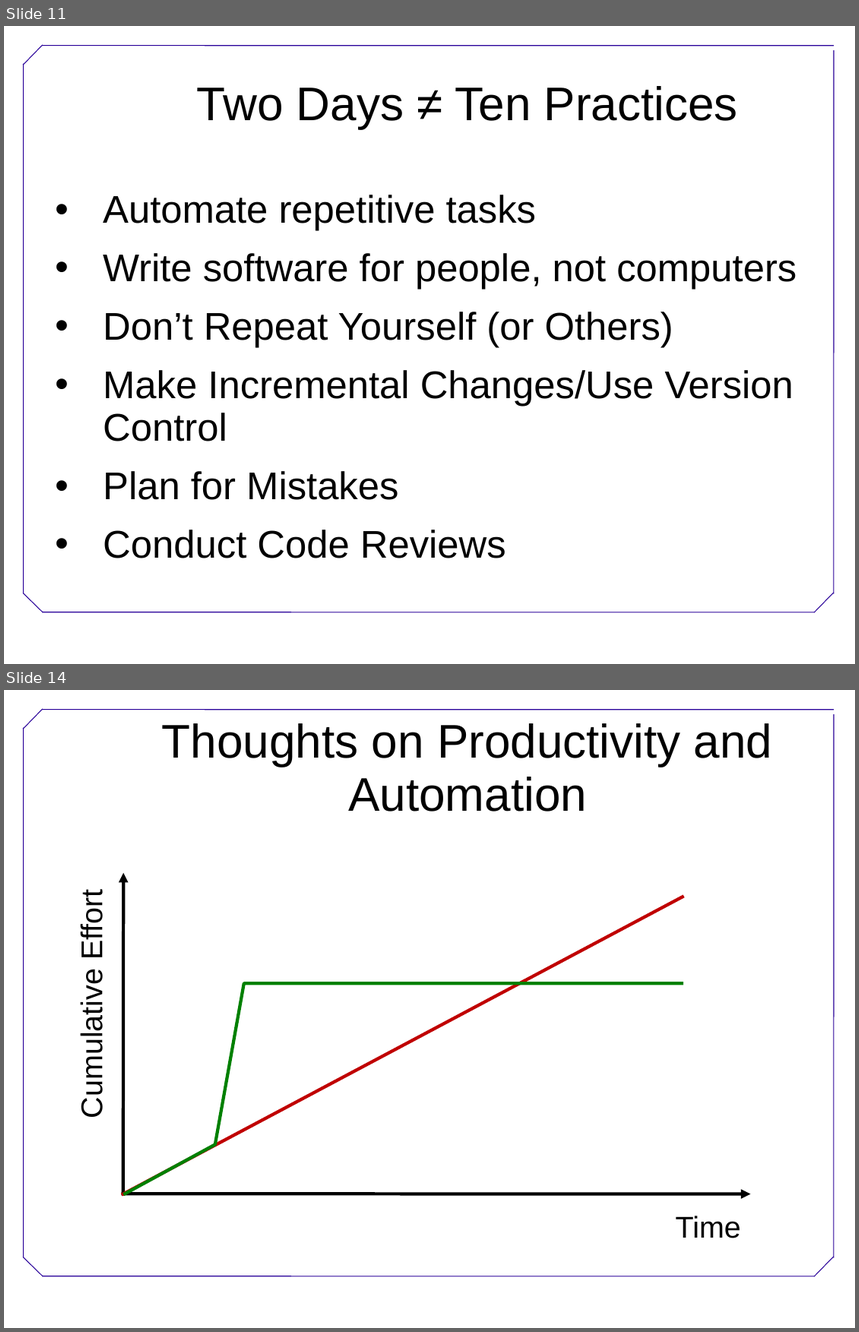
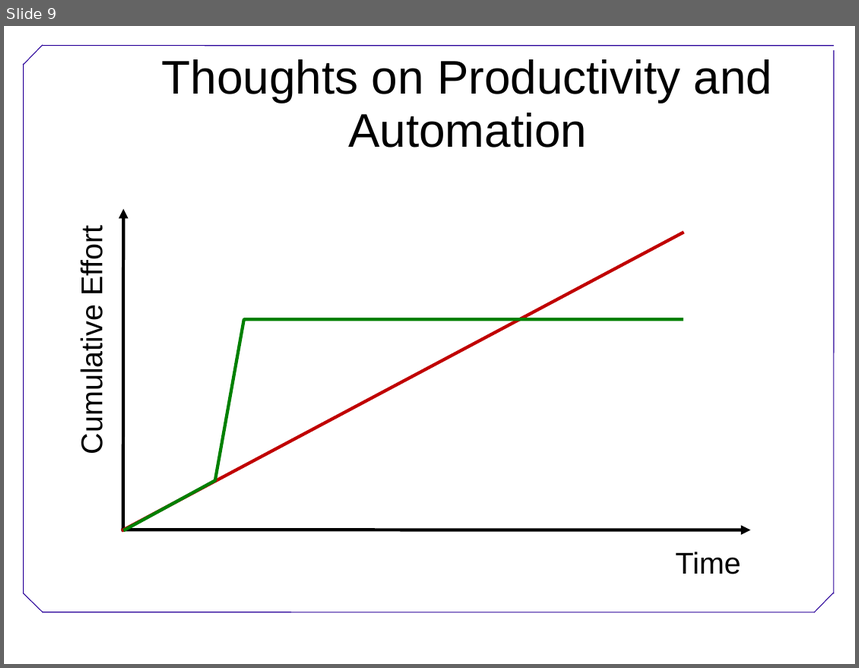
Before and after one commit to swcarpentry/DEPRECATED-boot-camps, a slide deck: BestPractices.ppt. Shown one above the other, each under a label of ours: slides 11 and 14 before the commit, slide 9 after it; the slides between them are not shown. The pictures are 859x1332 and 859x668 pixels, drawn with LibreOffice and Linux fonts; fonts in the diff are those of the drawing; background and template pictures are left out. Boxes give left, top, right and bottom in pixels: in the first picture for what was removed or moved away, otherwise in the second. Text is boxed around its words. In the diff, an @@ line names an element or a change of style, - is before the commit and + after.

```diff
--- a/BestPractices.ppt
+++ b/BestPractices.ppt
@@ slide 11 removed at [4,26,855,664], background #FFFFFF; not listed: 7 template elements that a slide beside it also shows @@
@@ text removed at [197,86,738,129] @@
-Two Days ≠ Ten Practices
@@ text removed at [103,195,797,559] @@
-• Automate repetitive tasks
-• Write software for people, not computers
-• Don’t Repeat Yourself (or Others)
-• Make Incremental Changes/Use Version Control
-• Plan for Mistakes
-• Conduct Code Reviews
@@ what was slide 14 is now slide 9 @@
```
Also in this commit, not shown: 6 slides changed, 2 slides added, 6 other slides removed, 2 other files.
